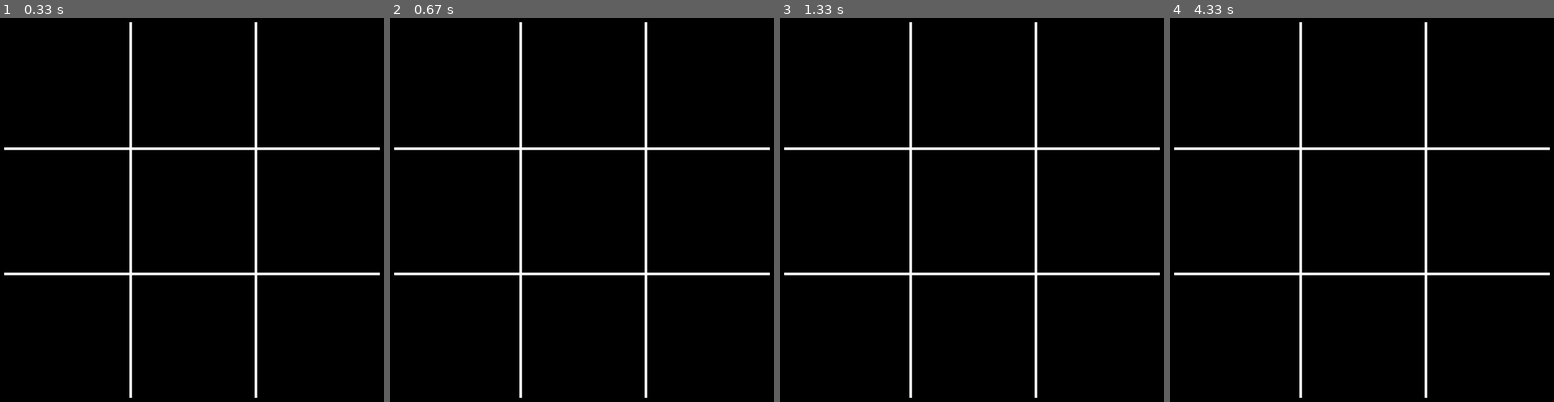
Above: before the commit, frames 1-4 (left to right).
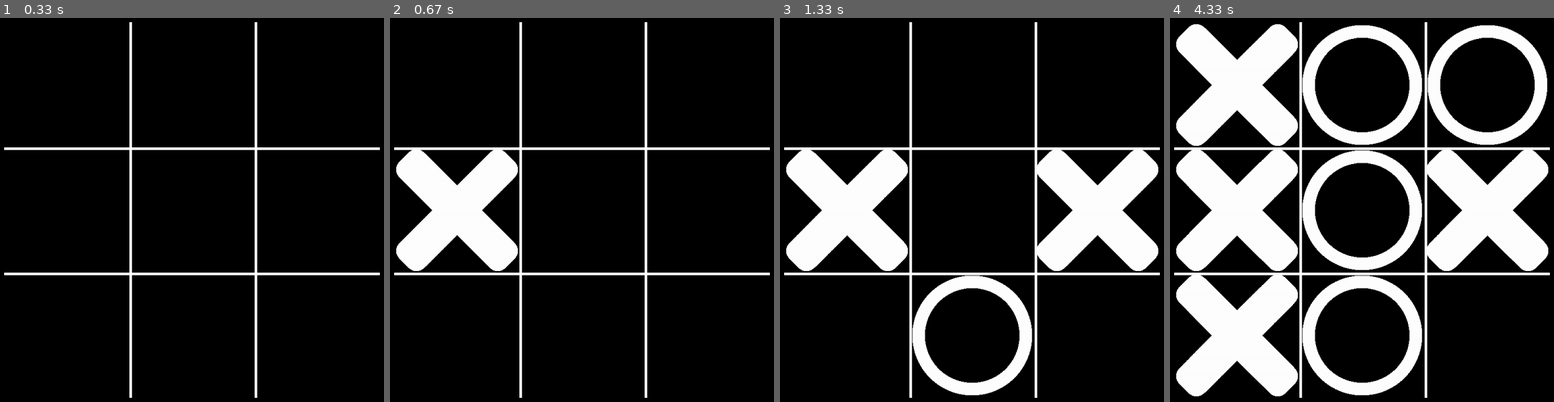
Above: after the commit, the same moments.

Repository: eluric/tictactoe-pygame
Game: pygame game, started from tictactoe.py
The game is run twice, just before and just after one commit, with the same random seed, the same clock (stepped at 60 frames per second) and the same inputs.
Inputs (mouse positions are in pixels of both pictures, inside the frame that each line leads up to):
- Up to frame 1 (0.33 s): no input
- Up to frame 2 (0.67 s): press the mouse at (585, 236) at 0.37 s; move the mouse to (509, 225) at 0.47 s; release the mouse at (432, 213) at 0.6 s
- Up to frame 3 (1.33 s): press the mouse at (845, 83) at 0.7 s; move the mouse to (937, 198) at 0.8 s; release the mouse at (1029, 313) at 0.93 s; press the mouse at (845, 83) at 1.03 s; move the mouse to (941, 148) at 1.13 s; release the mouse at (1037, 210) at 1.27 s
- Up to frame 4 (4.33 s): press the mouse at (1235, 83) at 1.37 s; move the mouse to (1346, 117) at 1.47 s; release the mouse at (1461, 152) at 1.6 s; click (1392, 83) at 1.72 s; press the mouse at (1235, 83) at 2.03 s; move the mouse to (1212, 179) at 2.13 s; release the mouse at (1189, 275) at 2.27 s; press the mouse at (1235, 83) at 2.37 s; move the mouse to (1331, 87) at 2.47 s; release the mouse at (1431, 87) at 2.6 s; click (1235, 83) at 3.22 s; press the mouse at (1235, 83) at 3.53 s; move the mouse to (1327, 117) at 3.63 s; release the mouse at (1423, 148) at 3.77 s

Frame 1 is identical in both runs. In frame 2, 6.3% of the frame differs, in the area x 1-34%, y 34-66%; in frame 3, 16%; in frame 4, 38%, in the area x 1-99%, y 1-99%.

Commit message:
Game now places a cross/circle on a grid space depending on whose turn it is and where they click on the grid. The circle is slightly off-centre.

Diff:
--- a/tictactoe.py
+++ b/tictactoe.py
@@ -20,6 +20,16 @@
 
     return h_line_x, h_line_y
 
+def xo_coords(
+    row: int, column: int,
+    top_left_x: int, top_left_y: int,
+    grid_line_length: int
+) -> tuple:
+    x = top_left_x + grid_line_length * column/3
+    y = top_left_y + grid_line_length * row/3
+
+    return x, y
+
 def main():
     pygame.init()
     screen_width = 1200
@@ -28,9 +38,18 @@
     pygame.display.set_caption("Tic Tac Toe")
     clock = pygame.time.Clock()
 
+    circle_img = pygame.image.load("circle.png")
+    cross_img = pygame.image.load("cross.png")
+
+    # scale images
+    circle_img = pygame.transform.scale(circle_img, (240, 240))
+    cross_img = pygame.transform.scale(cross_img, (240, 240))
+
     grid_line_length = 720
     grid_line_width = 5
 
+    num_rows = 3
+    num_columns = 3
 
     v_line = pygame.Surface((grid_line_width, grid_line_length))
     v_line.fill("White")
@@ -45,17 +64,24 @@
     h_line_x2, h_line_y2 = h_line_coords(2, screen_width, screen_height, grid_line_length)
 
     # describes the coordinates at the top left of each of the grid squares
-    grid_pos = [
-        [(i, j) for i in range(4) for j in range(k, k+1)] for k in range(4)
-    ]
+    # grid_pos = [
+    #     [(j, i) for i in range(4) for j in range(k, k+1)] for k in range(4)
+    # ]
 
     y_boundaries = [
         v_line_y1 + grid_line_length * i/3 for i in range(4)
     ]
-
     x_boundaries = [
         h_line_x1 + grid_line_length * i/3 for i in range(4)
     ]
+
+    state = [
+        ["", "", ""],
+        ["", "", ""],
+        ["", "", ""]
+    ]
+
+    x_turn = True
 
     while True:
         for event in pygame.event.get():
@@ -63,18 +89,48 @@
                 pygame.quit()
                 return
 
+            if event.type == pygame.MOUSEBUTTONUP:
+                mouse_x, mouse_y = pygame.mouse.get_pos()
+                done = False
+                for i in range(num_rows):
+                    if mouse_y >= y_boundaries[i] and mouse_y < y_boundaries[i+1]:
+                        for j in range(num_columns):
+                            if mouse_x >= x_boundaries[j] and mouse_x < x_boundaries[j+1]:
+                                if state[i][j] != "":
+                                    done = True
+                                    break
+
+                                if x_turn:
+                                    state[i][j] = "X"
+                                    x_turn = False
+                                else:
+                                    state[i][j] = "O"
+                                    x_turn = True
+
+                                done = True
+
+                                print(state)
+
+                        if done:
+                            break
+
+        # draw the grid lines for tic tac toe
         screen.blit(v_line, (v_line_x1, v_line_y1))
         screen.blit(v_line, (v_line_x2, v_line_y2))
         screen.blit(h_line, (h_line_x1, h_line_y1))
         screen.blit(h_line, (h_line_x2, h_line_y2))
 
-        mouse_x, mouse_y = pygame.mouse.get_pos()
+        # draw the circles and crosses
+        for i in range(num_rows):
+            for j in range(num_columns):
+                if state[i][j] == "":
+                    continue
 
-        for i in range(3):
-            if mouse_y >= y_boundaries[i] and mouse_y < y_boundaries[i+1]:
-                for j in range(3):
-                    if mouse_x >= x_boundaries[j] and mouse_x < x_boundaries[j+1]:
-                        print(grid_pos[i][j])
+                if state[i][j] == "X":
+                    screen.blit(cross_img, xo_coords(i, j, h_line_x1, v_line_y1, grid_line_length))
+
+                else:
+                    screen.blit(circle_img, xo_coords(i, j, h_line_x1, v_line_y1, grid_line_length))
 
         pygame.display.update()
         clock.tick(60)
